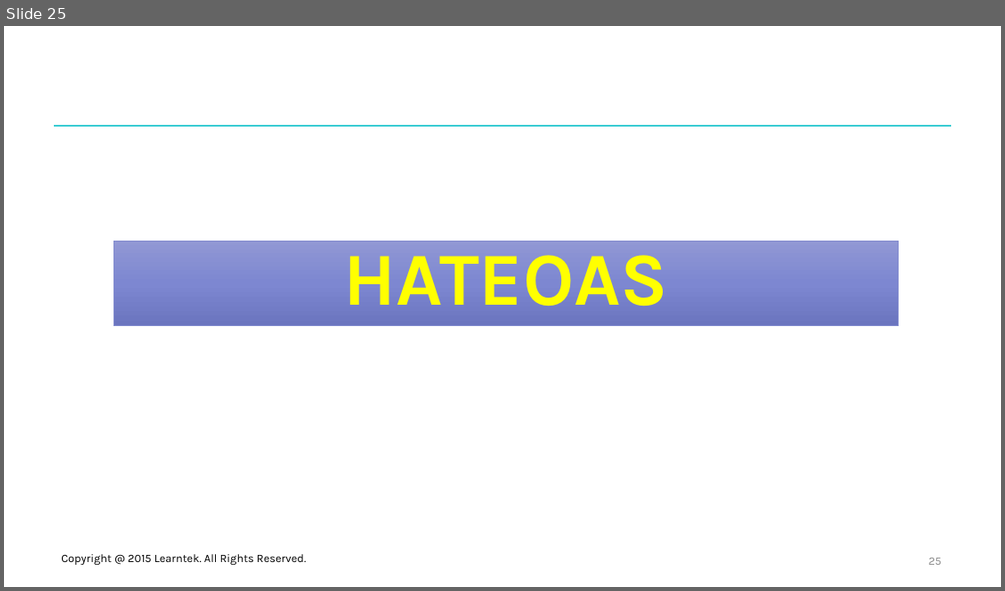
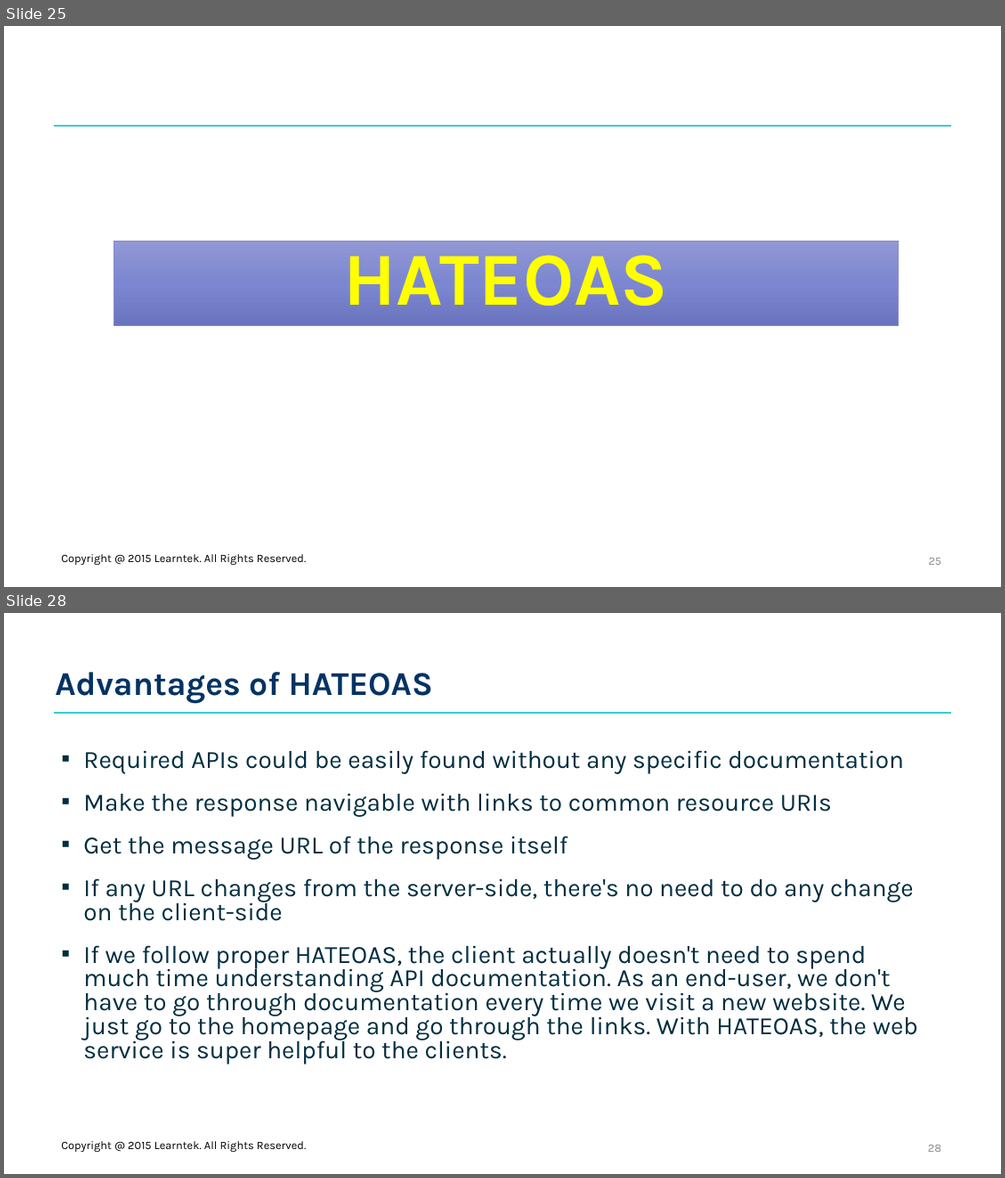
Before and after one commit to santoshkar/SpringBoot, a slide deck: Presentations/Part-1-Spring Boot.pptx. Shown one above the other, each under a label of ours: slide 25 before the commit, slides 25 and 28 after it; the slides between them are not shown. The pictures are 1005x591 and 1005x1178 pixels, drawn with LibreOffice and Linux fonts; fonts in the diff are those of the drawing; background and template pictures are left out. Boxes give left, top, right and bottom in pixels: in the first picture for what was removed or moved away, otherwise in the second. Text is boxed around its words. In the diff, an @@ line names an element or a change of style, - is before the commit and + after.

```diff
--- a/Presentations/Part-1-Spring Boot.pptx
+++ b/Presentations/Part-1-Spring Boot.pptx
@@ slide 28 added at (4,613,1001,1174), background #FFFFFF; not listed: 1 template element that a slide beside it also shows @@
@@ title added at (55,672,433,704), 32 pt, text #033364, bold @@
+Advantages of HATEOAS
@@ text added at (83,750,918,1064), 24 pt, text #002D40 @@
+▪ Required APIs could be easily found without any specific documentation
+▪ Make the response navigable with links to common resource URIs
+▪ Get the message URL of the response itself
+▪ If any URL changes from the server-side, there's no need to do any change on the client-side
+▪ If we follow proper HATEOAS, the client actually doesn't need to spend much time understanding API documentation. As an end-user, we don't have to go through documentation every time we visit a new website. We just go to the homepage and go through the links. With HATEOAS, the web service is super helpful to the clients.
@@ text added at (61,1141,306,1151), 11 pt, text #000000 @@
+Copyright @ 2015 Learntek. All Rights Reserved.
@@ page number added at (928,1144,941,1151), 11 pt, text #8C8C8C @@
+28
```
Also in this commit, not shown: 3 slides changed, 2 other slides added.
